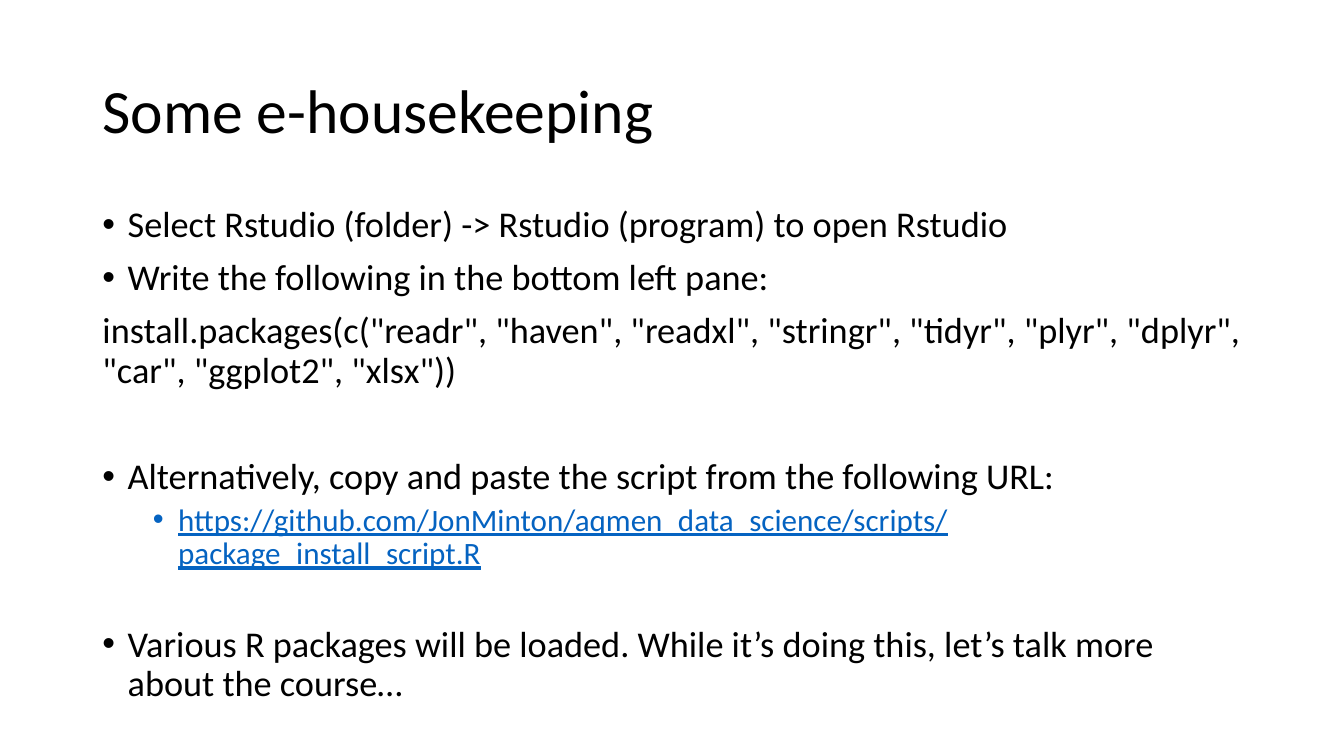
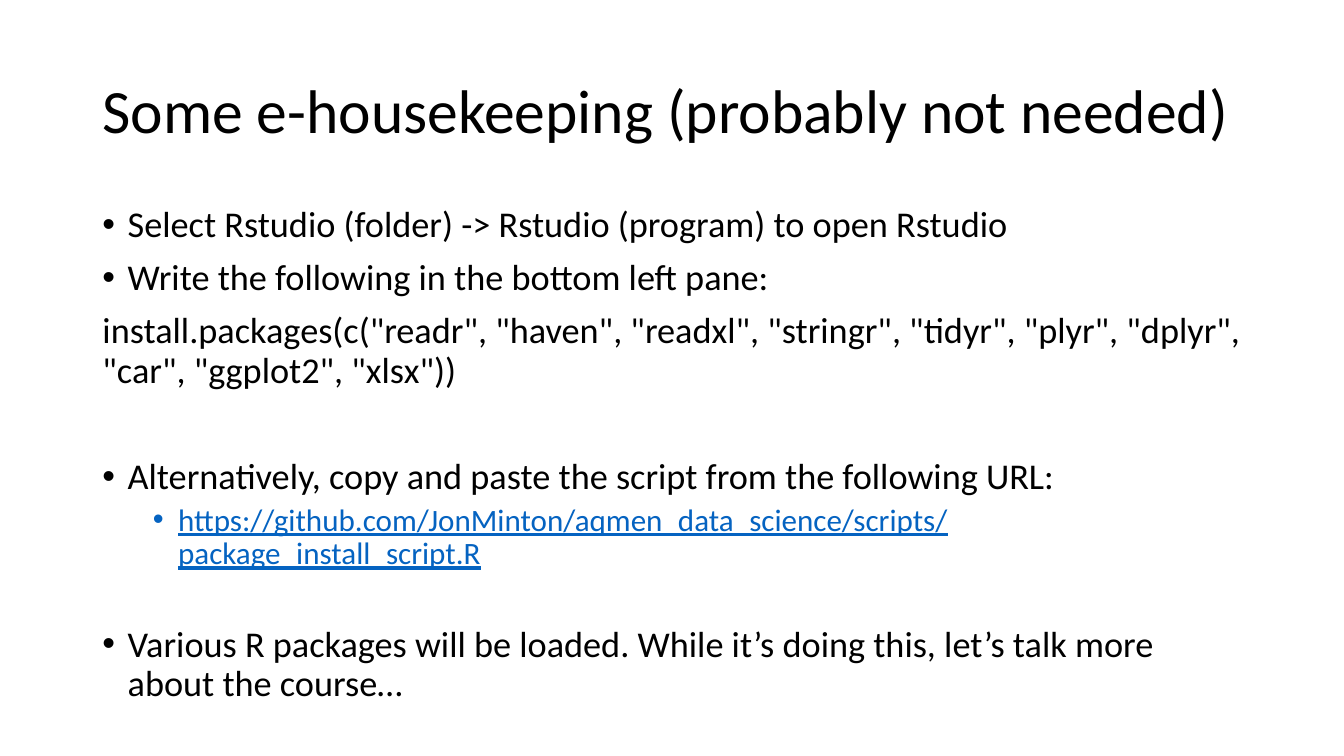
Before and after one commit to JonMinton/aqmen_data_science, a slide deck: slide 9 of slides/data_science_workshop_slides.pptx (slide 2 before the commit). Drawn at 1344x756 pixels with LibreOffice and Linux fonts; fonts in the diff are those of the drawing. Boxes give left, top, right and bottom in pixels: in the first picture for what was removed or moved away, otherwise in the second. Text is boxed around its words. In the diff, an @@ line names an element or a change of style, - is before the commit and + after.

```diff
--- a/slides/data_science_workshop_slides.pptx
+++ b/slides/data_science_workshop_slides.pptx
@@ title at [102,88,1228,144]: text changed @@
-Some e-housekeeping
+Some e-housekeeping (probably not needed)
```
